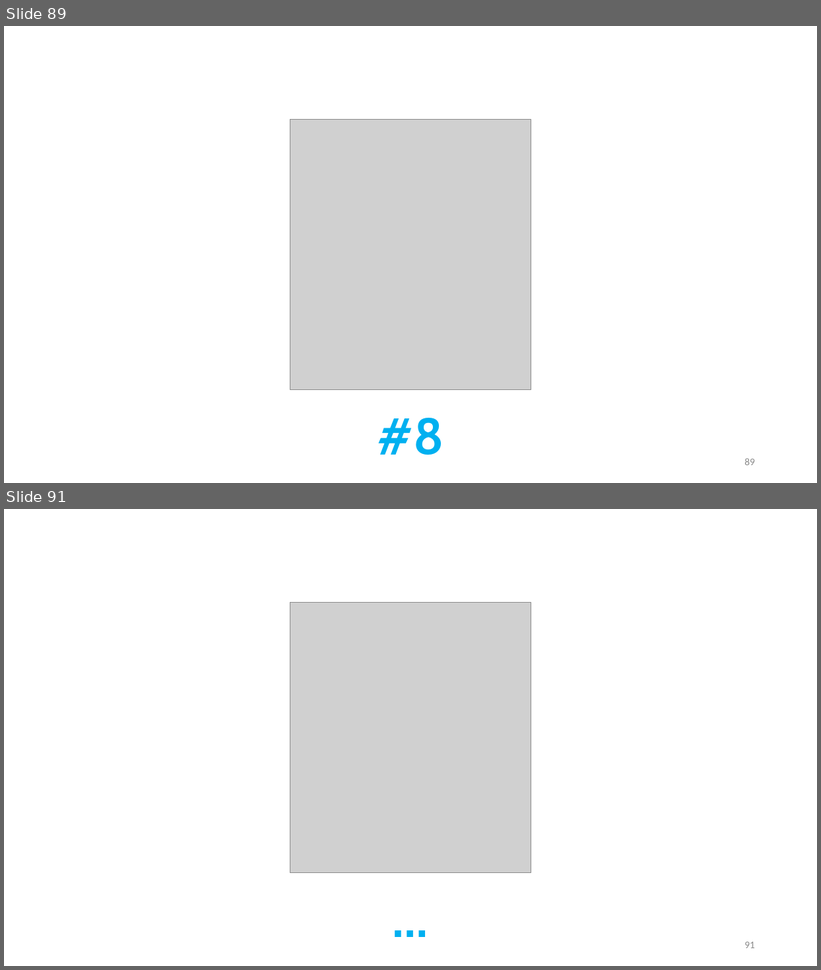
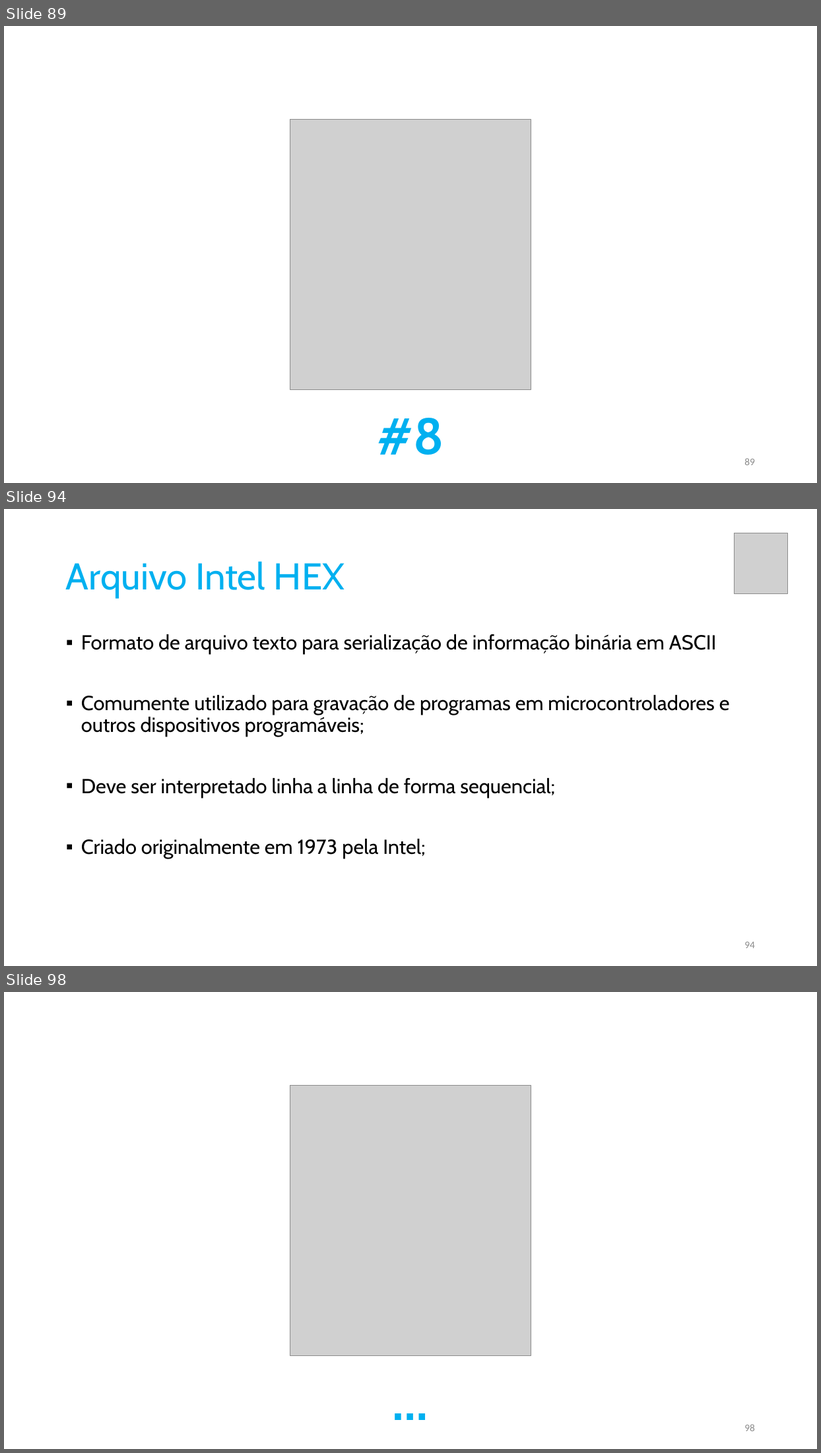
Before and after one commit to pfaco/ees_cpp, a slide deck: slides/C++.pptx. Shown one above the other, each under a label of ours: slides 89 and 91 before the commit, slides 89, 94 and 98 after it; the slides between them are not shown. The pictures are 821x970 and 821x1453 pixels, drawn with LibreOffice and Linux fonts; fonts in the diff are those of the drawing; grey boxes stand for pictures. Boxes give left, top, right and bottom in pixels: in the first picture for what was removed or moved away, otherwise in the second. Text is boxed around its words. In the diff, an @@ line names an element or a change of style, - is before the commit and + after.

```diff
--- a/slides/C++.pptx
+++ b/slides/C++.pptx
@@ slide 94 added at bbox=[4, 509, 817, 966], background #FFFFFF @@
@@ picture added at bbox=[735, 533, 789, 593] @@
@@ title added at bbox=[66, 561, 345, 598], 44 pt, text #00B0F0 @@
+Arquivo Intel HEX
@@ text added at bbox=[81, 634, 730, 859], 24 pt, text #000000 @@
+▪ Formato de arquivo texto para serialização de informação binária em ASCII
+▪ Comumente utilizado para gravação de programas em microcontroladores e outros dispositivos programáveis;
+▪ Deve ser interpretado linha a linha de forma sequencial;
+▪ Criado originalmente em 1973 pela Intel;
@@ page number added at bbox=[745, 942, 755, 949], 12 pt, text #8C8C8C @@
+94
@@ what was slide 91 is now slide 98 @@
@@ page number at bbox=[745, 1424, 755, 1432]: text changed @@
-91
+98
```
Also in this commit, not shown: 7 other slides added, 1 slide removed, 14 other files.
